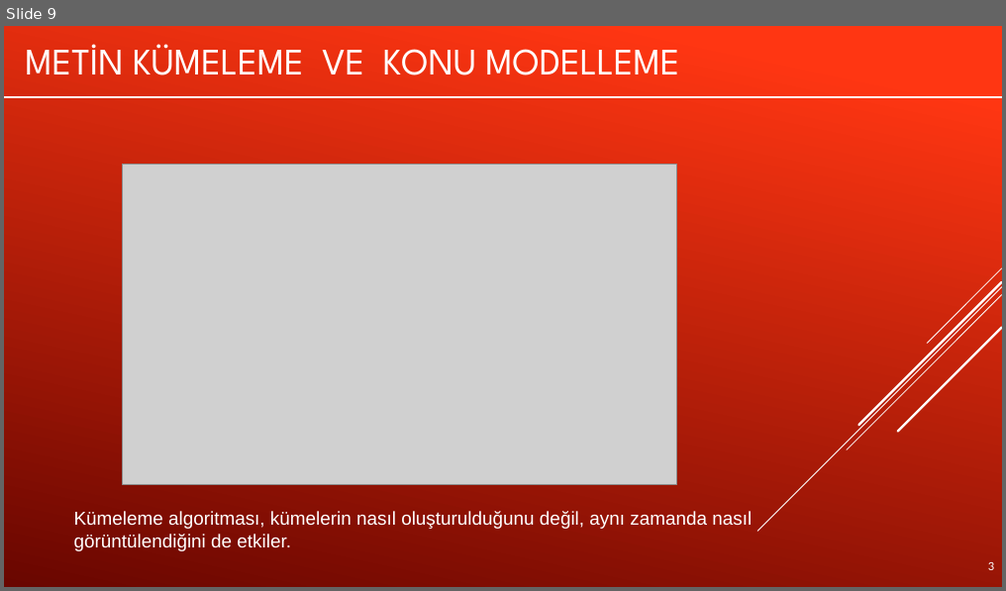
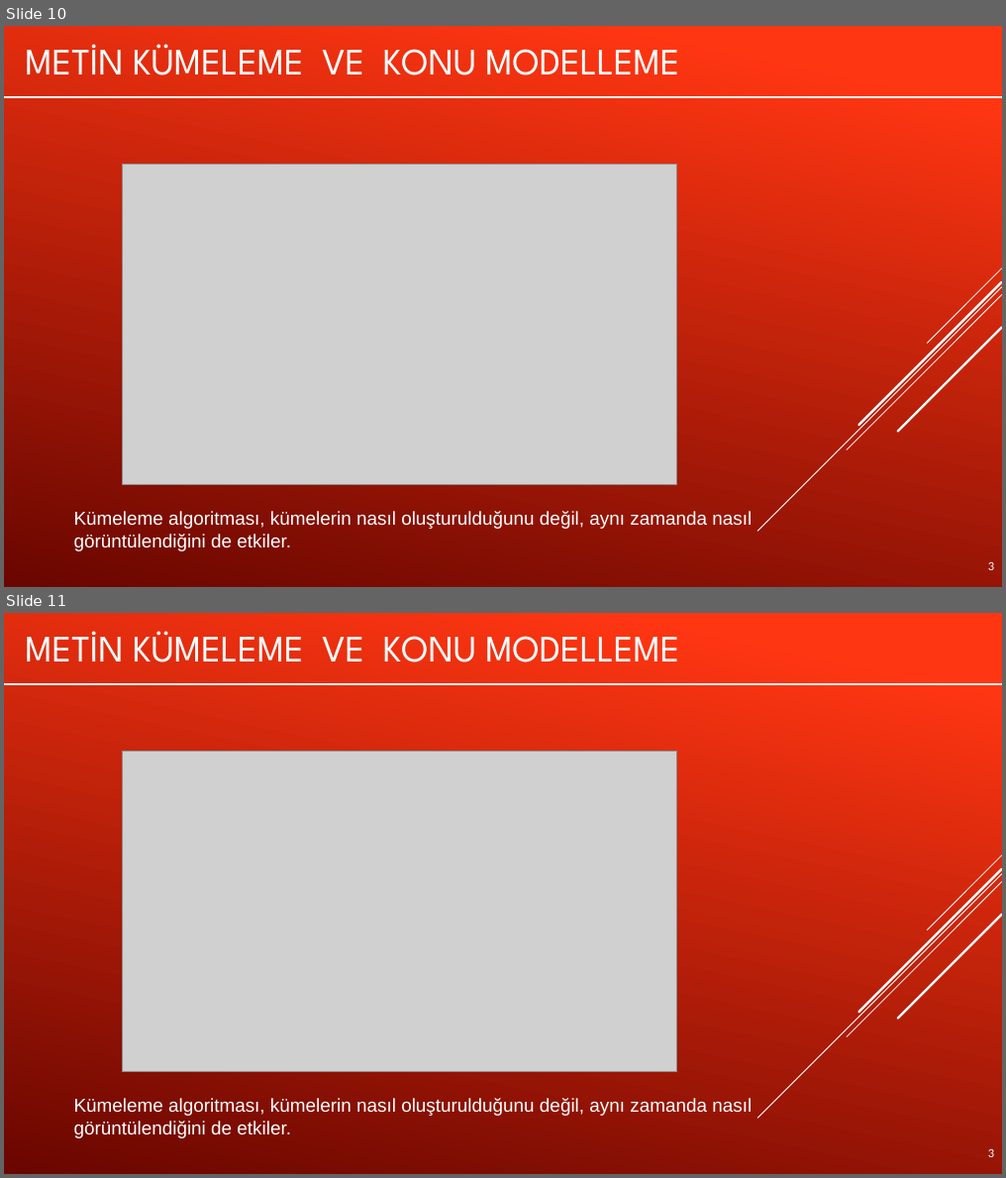
Before and after one commit to muratsimsek003/YZM423_LLM, a slide deck: LLMWEEK5.pptx. Shown one above the other, each under a label of ours: slide 9 before the commit, slides 10 and 11 after it. The pictures are 1006x591 and 1006x1178 pixels, drawn with LibreOffice and Linux fonts; fonts in the diff are those of the drawing; grey boxes stand for pictures. Boxes give left, top, right and bottom in pixels: in the first picture for what was removed or moved away, otherwise in the second. Text is boxed around its words. In the diff, an @@ line names an element or a change of style, - is before the commit and + after.

```diff
--- a/LLMWEEK5.pptx
+++ b/LLMWEEK5.pptx
@@ slide 11 added at bbox=[4, 613, 1002, 1174], background gradient #FF3712 to #6A0600; not listed: 5 template elements that a slide beside it also shows @@
@@ title added at bbox=[133, 631, 679, 663], 36 pt, text #FFFFFF @@
+METIN KÜMELEME VE KONU MODELLEME
@@ freeform shape added at bbox=[4, 684, 1002, 684], outline #FFFFFF 2 pt @@
@@ picture added at bbox=[122, 752, 677, 1072] @@
@@ text added at bbox=[74, 1098, 751, 1139], 18 pt, text #FFFFFF @@
+Kümeleme algoritması, kümelerin nasıl oluşturulduğunu değil, aynı zamanda nasıl
+görüntülendiğini de etkiler.
@@ text added at bbox=[988, 1150, 994, 1157], 12 pt, text #FFFFFF @@
+3
@@ what was slide 9 is now slide 10 @@
```
Also in this commit, not shown: 1 slide changed, 13 other slides added.
